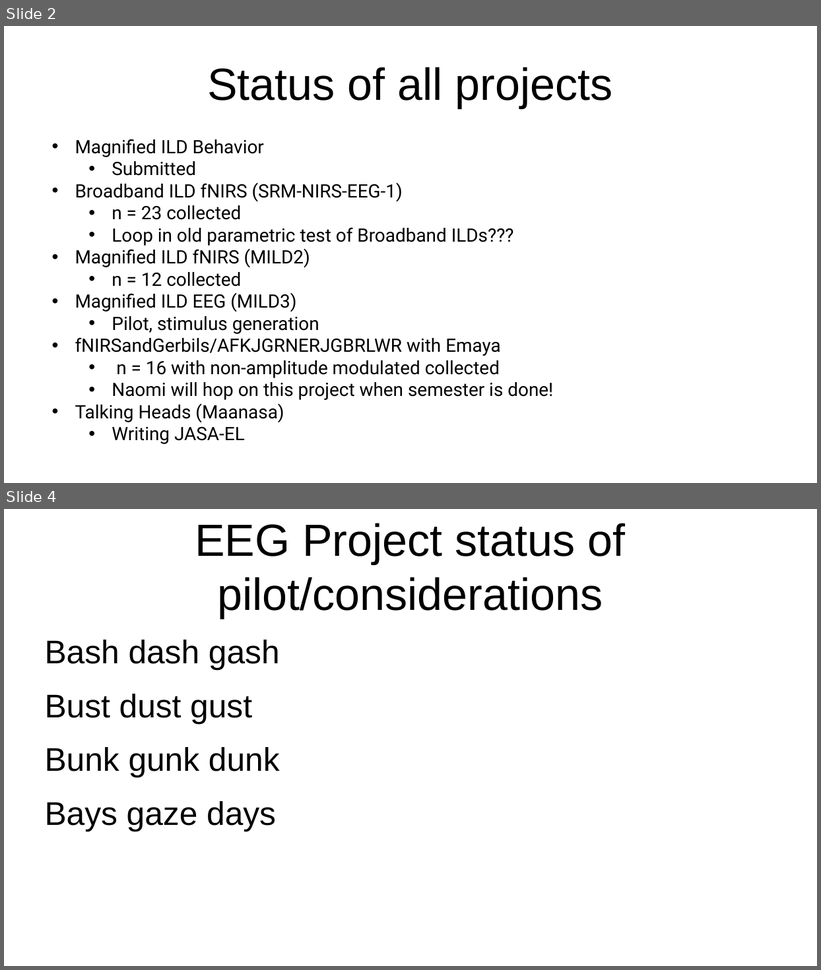
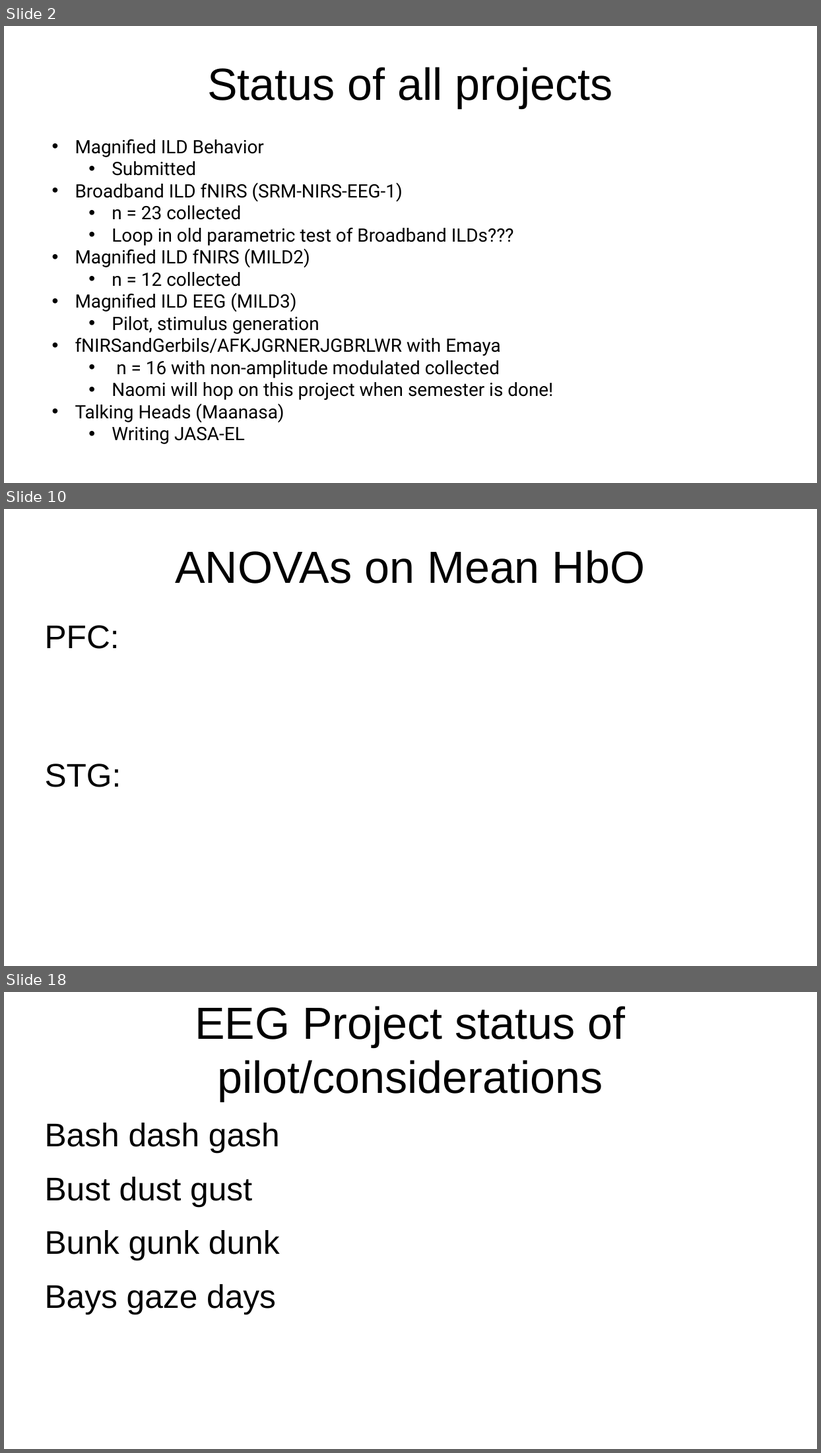
Before and after one commit to brichard28/Broadband-ILD-fNIRS, a slide deck: SRM-NIRS-EEG Update 4-19.pptx. Shown one above the other, each under a label of ours: slides 2 and 4 before the commit, slides 2, 10 and 18 after it; the slides between them are not shown. The pictures are 821x970 and 821x1453 pixels, drawn with LibreOffice and Linux fonts; fonts in the diff are those of the drawing. Boxes give left, top, right and bottom in pixels: in the first picture for what was removed or moved away, otherwise in the second. Text is boxed around its words. In the diff, an @@ line names an element or a change of style, - is before the commit and + after.

```diff
--- a/SRM-NIRS-EEG Update 4-19.pptx
+++ b/SRM-NIRS-EEG Update 4-19.pptx
@@ slide 10 added at bbox=[4, 509, 817, 966], background #FFFFFF @@
@@ title added at bbox=[175, 550, 645, 584], 44 pt, text #000000 @@
+ANOVAs on Mean HbO
@@ text added at bbox=[45, 625, 120, 649], 32 pt, text #000000 @@
+PFC:
@@ text added at bbox=[45, 764, 121, 788], 32 pt, text #000000 @@
+STG:
@@ what was slide 4 is now slide 18 @@
```
Also in this commit, not shown: 1 slide changed, 13 other slides added, 10 other files.
